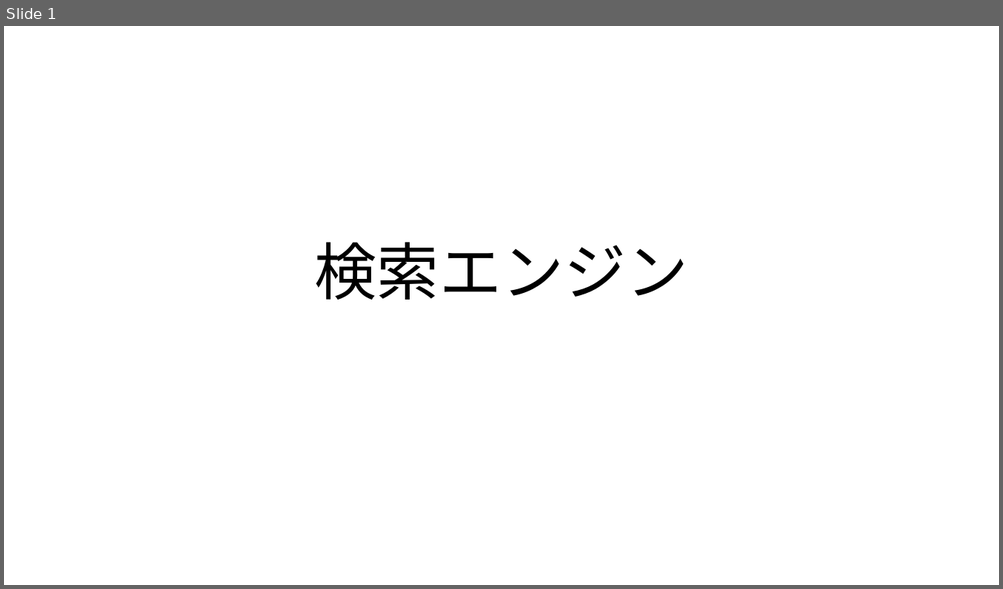
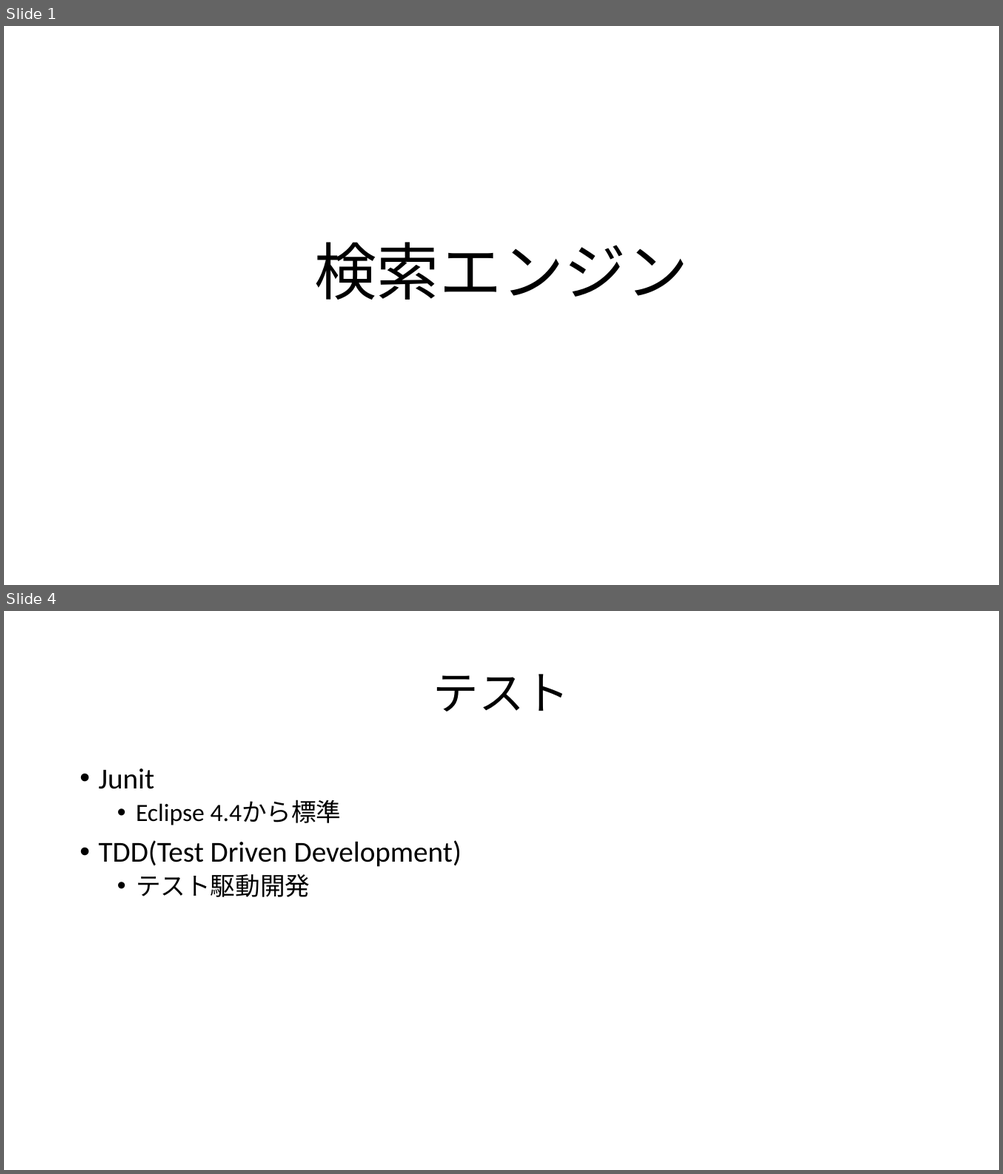
Before and after one commit to unokun/SearchEngine, a slide deck: doc/検索エンジン.pptx. Shown one above the other, each under a label of ours: slide 1 before the commit, slides 1 and 4 after it; the slides between them are not shown. The pictures are 1003x589 and 1003x1174 pixels, drawn with LibreOffice and Linux fonts; fonts in the diff are those of the drawing. Boxes give left, top, right and bottom in pixels: in the first picture for what was removed or moved away, otherwise in the second. Text is boxed around its words. In the diff, an @@ line names an element or a change of style, - is before the commit and + after.

```diff
--- a/doc/検索エンジン.pptx
+++ b/doc/検索エンジン.pptx
@@ slide 4 added at (4, 611, 999, 1170), background #FFFFFF @@
@@ title added at (432, 674, 569, 712), 44 pt, text #000000 @@
+テスト
@@ text added at (99, 769, 461, 897), 28 pt, text #000000 @@
+• Junit
+  • Eclipse 4.4から標準
+• TDD(Test Driven Development)
+  • テスト駆動開発
```
Also in this commit, not shown: 1 slide changed, 4 other slides added, 1 other file.
